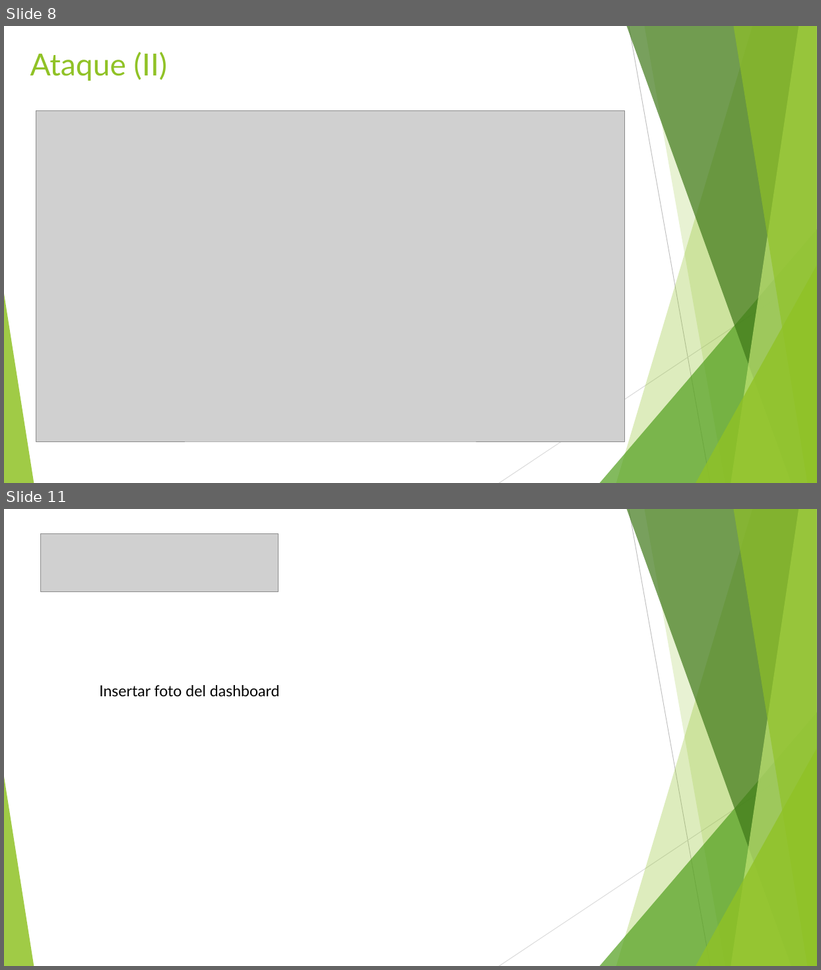
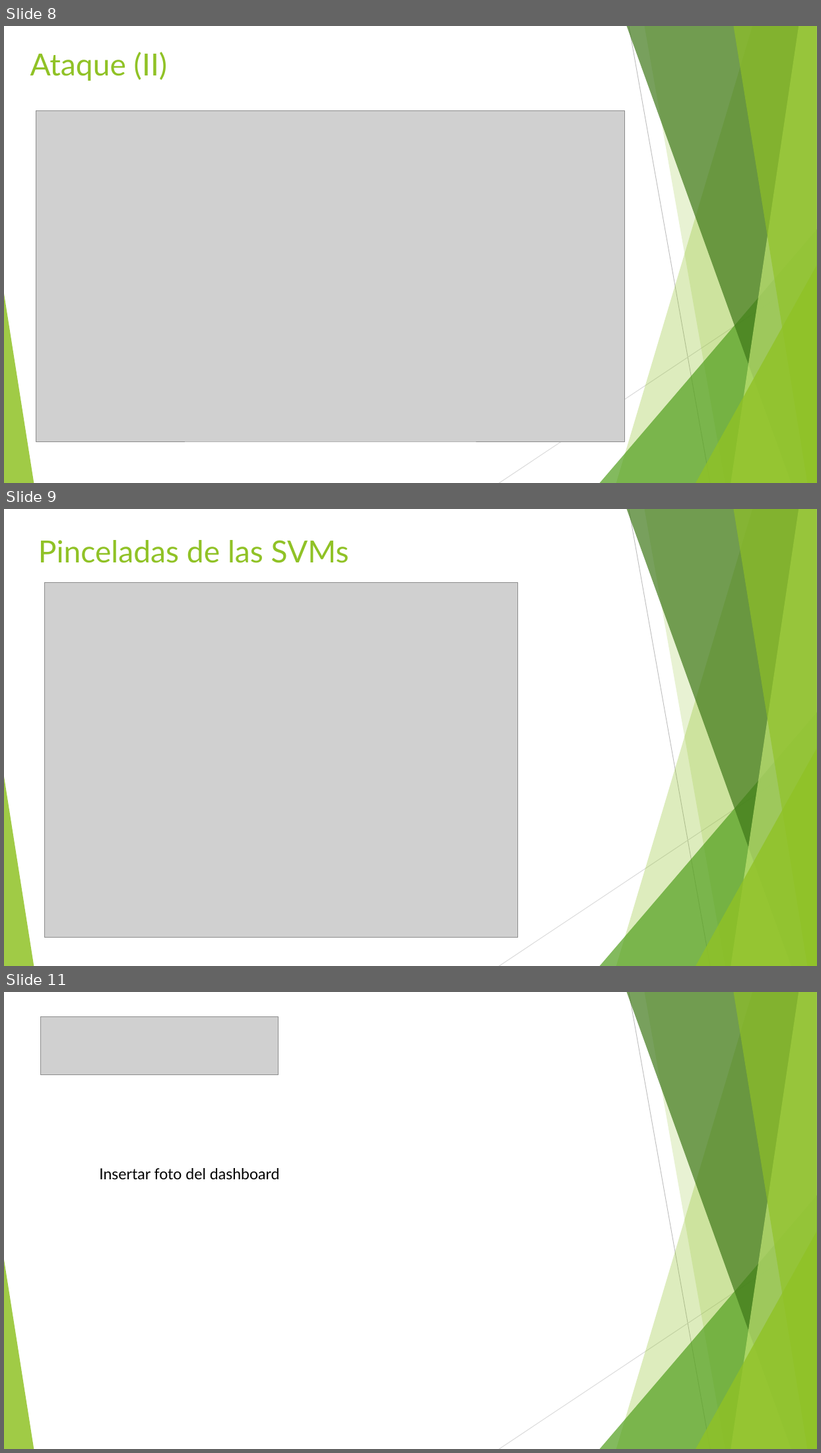
Before and after one commit to GAR-Project/doc, a slide deck: ppt/Presentacion.pptx. Shown one above the other, each under a label of ours: slides 8 and 11 before the commit, slides 8, 9 and 11 after it; the slides between them are not shown. The pictures are 821x970 and 821x1453 pixels, drawn with LibreOffice and Linux fonts; fonts in the diff are those of the drawing; grey boxes stand for pictures. Boxes give left, top, right and bottom in pixels: in the first picture for what was removed or moved away, otherwise in the second. Text is boxed around its words. In the diff, an @@ line names an element or a change of style, - is before the commit and + after.

Commit message:
Updated pptx 2

```diff
--- a/ppt/Presentacion.pptx
+++ b/ppt/Presentacion.pptx
@@ slide 9 added at (x1=4, y1=509, x2=817, y2=966), background #FFFFFF; not listed: 10 template elements that a slide beside it also shows @@
@@ title added at (x1=38, y1=540, x2=349, y2=563), 36 pt, text #90C226 @@
+Pinceladas de las SVMs
@@ picture added at (x1=44, y1=583, x2=518, y2=938) @@
```
Also in this commit, not shown: 1 other slide added, 2 slides removed.
